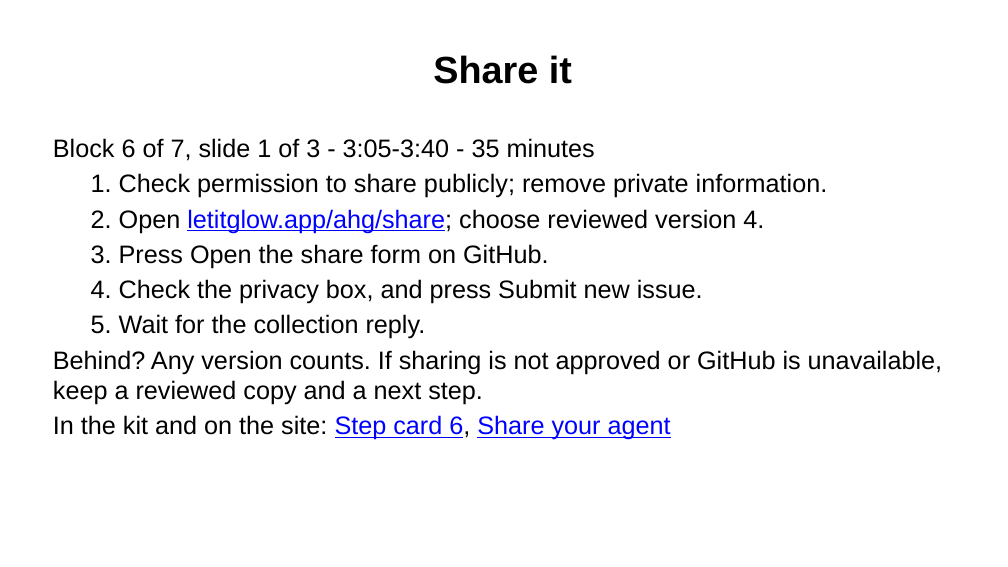
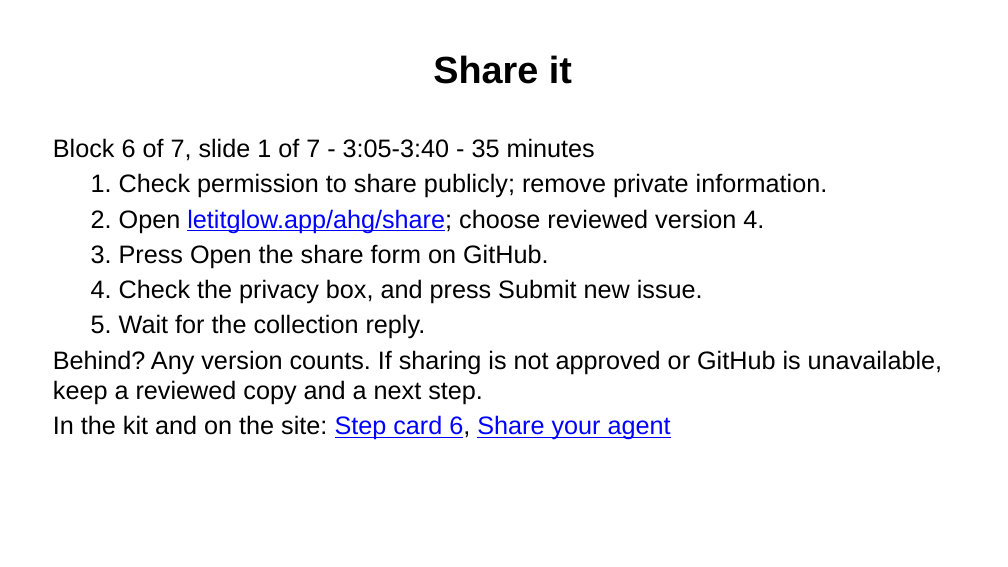
Before and after one commit to Community-Access/glow, a slide deck: slide 28 of docs/ahg-2026/slides.pptx. Drawn at 1008x567 pixels with LibreOffice and Linux fonts; fonts in the diff are those of the drawing. Boxes give left, top, right and bottom in pixels: in the first picture for what was removed or moved away, otherwise in the second. Text is boxed around its words. In the diff, an @@ line names an element or a change of style, - is before the commit and + after.

```diff
--- a/docs/ahg-2026/slides.pptx
+++ b/docs/ahg-2026/slides.pptx
@@ text at [53,138,595,161]: text changed @@
-Block 6 of 7, slide 1 of 3 - 3:05-3:40 - 35 minutes
+Block 6 of 7, slide 1 of 7 - 3:05-3:40 - 35 minutes
```
Also in this commit, not shown: 2 other slides changed, 4 slides added, 26 other files.
